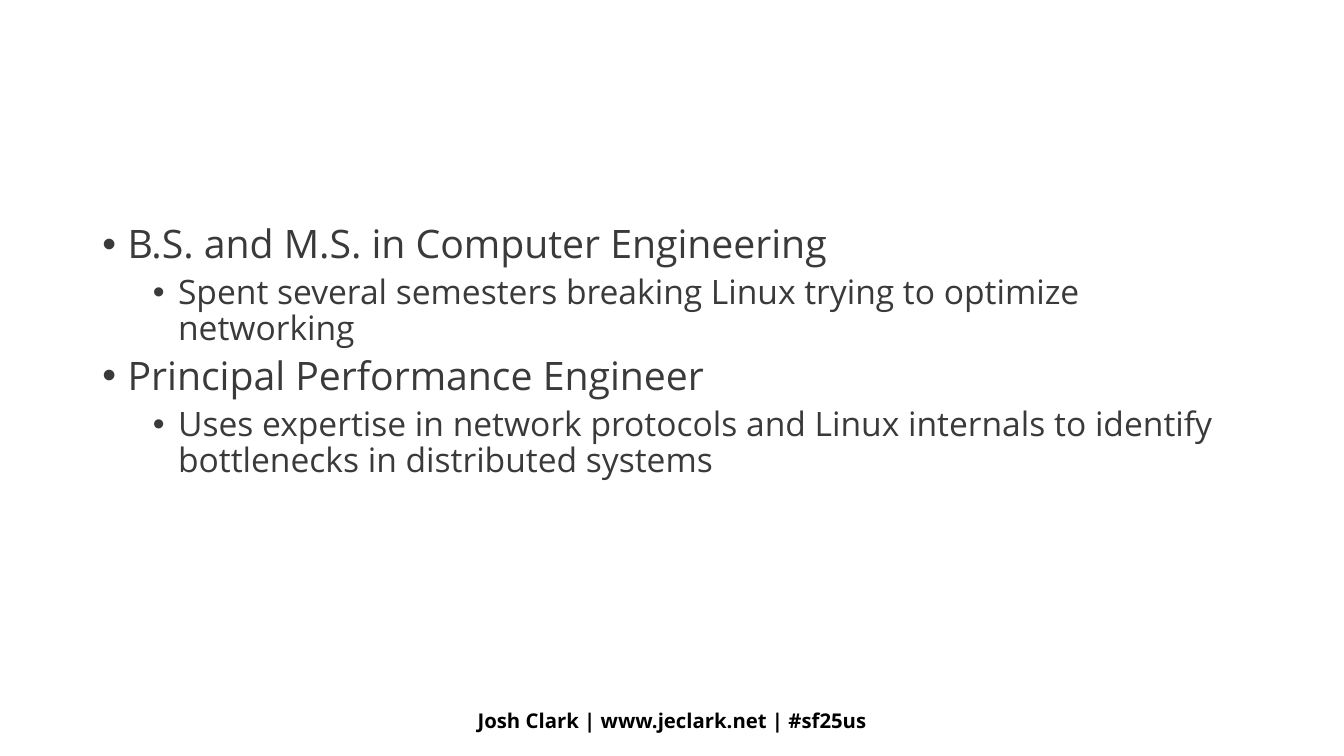
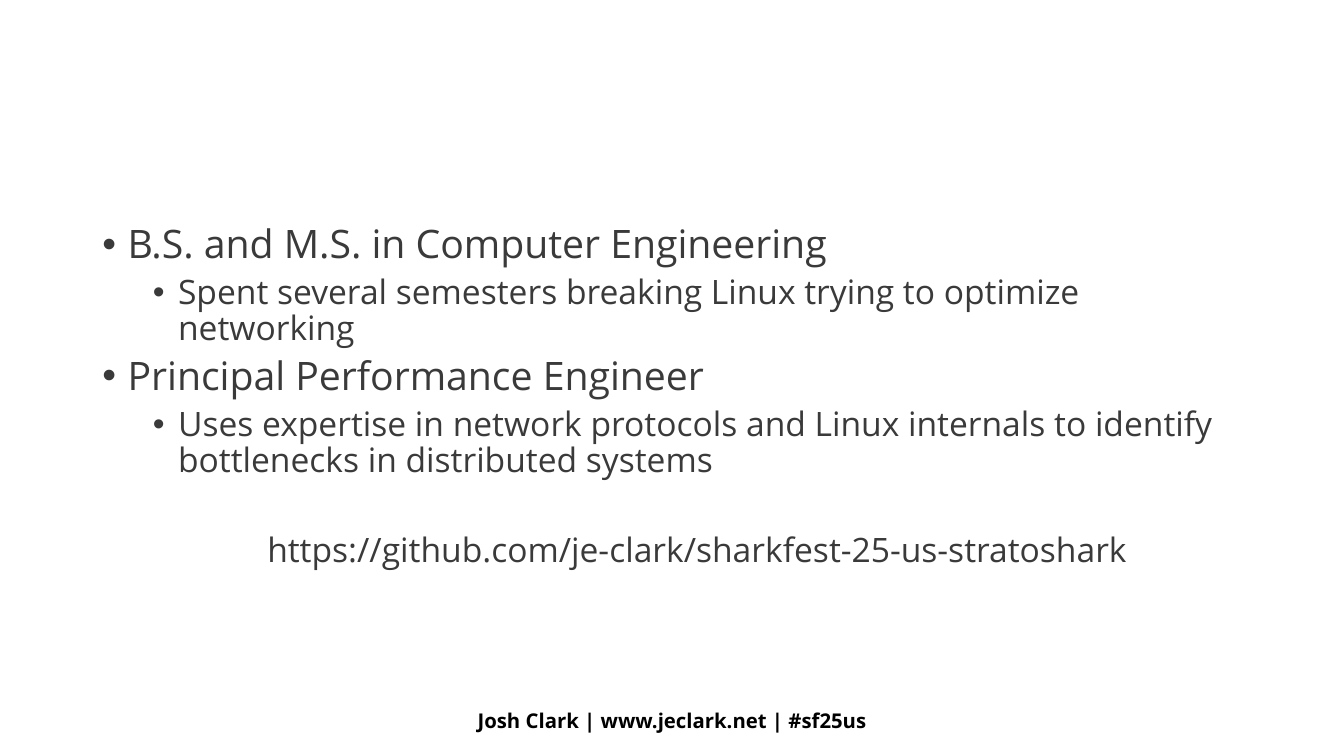
Before and after one commit to je-clark/sharkfest-25-us-stratoshark, a slide deck: slide 3 of syscall_spelunker_slides.pptx. Drawn at 1344x756 pixels with LibreOffice and Linux fonts; fonts in the diff are those of the drawing; background and template pictures are left out. Boxes give left, top, right and bottom in pixels: in the first picture for what was removed or moved away, otherwise in the second. Text is boxed around its words. In the diff, an @@ line names an element or a change of style, - is before the commit and + after.

```diff
--- a/syscall_spelunker_slides.pptx
+++ b/syscall_spelunker_slides.pptx
@@ text at (267, 536, 1126, 570): paragraph added @@
+  https://github.com/je-clark/sharkfest-25-us-stratoshark
```
Also in this commit, not shown: 2 other slides changed, 1 other file.
